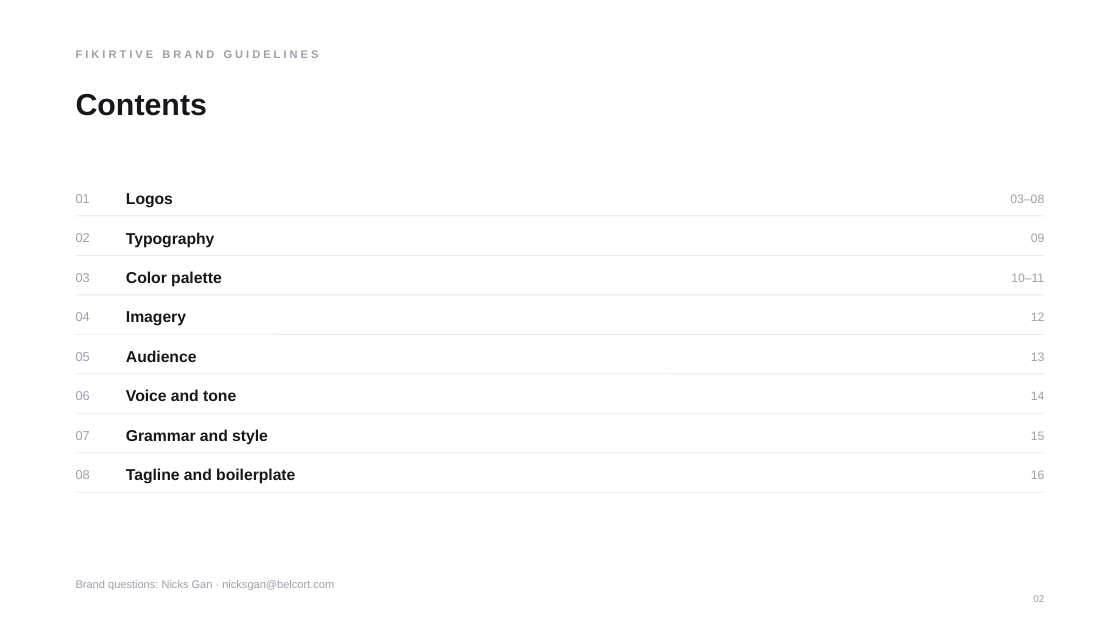
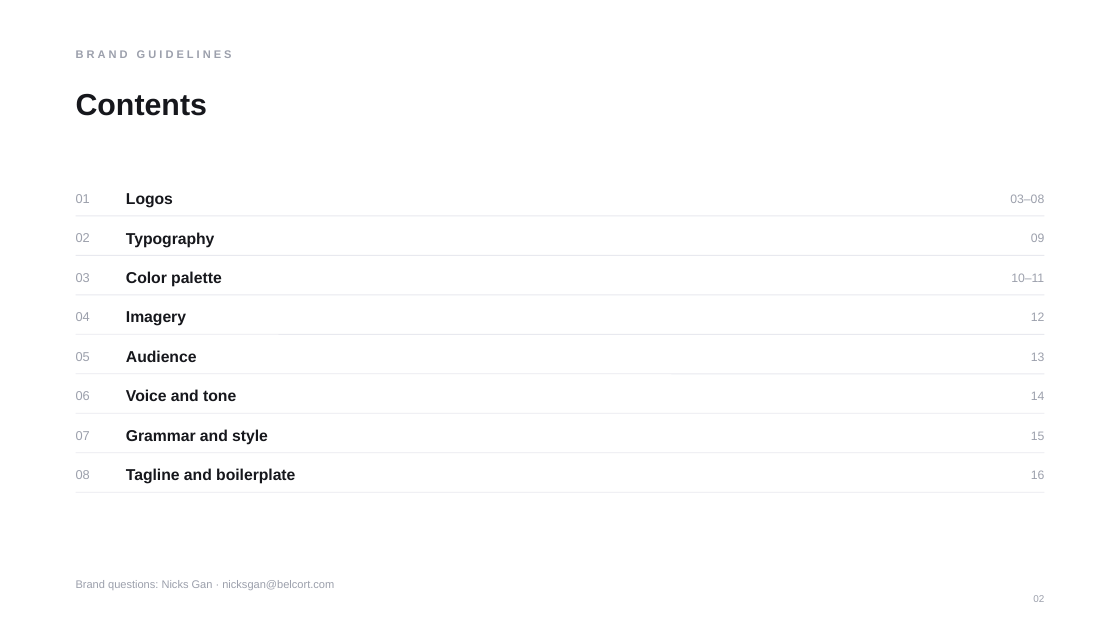
Before and after one commit to BELCORT-SDN-BHD/FIKIRTIVE, a slide deck: slide 2 of docs/brand/guidelines/fikirtive-brand-guidelines-v4.pptx. Drawn at 1120x630 pixels with LibreOffice and Linux fonts; fonts in the diff are those of the drawing. Boxes give left, top, right and bottom in pixels: in the first picture for what was removed or moved away, otherwise in the second. Text is boxed around its words. In the diff, an @@ line names an element or a change of style, - is before the commit and + after.

```diff
--- a/docs/brand/guidelines/fikirtive-brand-guidelines-v4.pptx
+++ b/docs/brand/guidelines/fikirtive-brand-guidelines-v4.pptx
@@ text at [76, 50, 232, 58]: text changed @@
-FIKIRTIVE BRAND GUIDELINES
+BRAND GUIDELINES
```
Also in this commit, not shown: 11 other slides changed, 3 other files.
